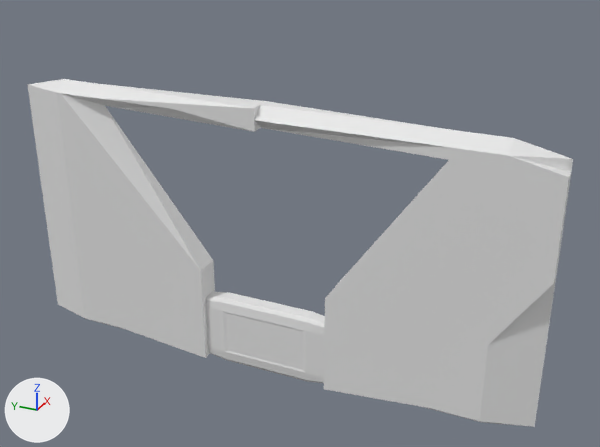
What one commit did to the Blender file Assets/Scenes/Chapter1-1/Models/ShootingRange.blend.
Camera for both pictures: a 50 mm camera at (1.22, -4.04, 5.79) aimed at (9.29, -0.4, 1.75). The axes (+X, +Y, +Z) are drawn at lower left. The lights are the same throughout.

The older version as bpy lines, for what is in view:
```python
me_cube_003 = bpy.data.meshes.new('Cube.003')
me_cube_003.from_pydata(...)  # 42 vertices, 40 faces; spans x -1.0..1.0, y -2.1..3.7, z -10.7..16.5
me_cube_004 = bpy.data.meshes.new('Cube.004')
me_cube_004.from_pydata(...)  # 53 vertices, 41 faces; spans x -1.0..1.0, y -2.1..3.5, z -10.7..16.5
me_cube_005 = bpy.data.meshes.new('Cube.005')
me_cube_005.from_pydata(...)  # 60 vertices, 58 faces; spans x -1.0..0.88, y -1.0..1.0, z -1.0..1.37
ob_cube_001 = bpy.data.objects.new('Cube.001', me_cube_003)
ob_cube_001.location = (9.14, -2.13, 1.09)
ob_cube_001.scale = (0.155, 0.581, 0.126)
_m = ob_cube_001.modifiers.new('Bevel', 'BEVEL')
_m.width = 100.0
_m.width_pct = 100.0
_m.offset_type = 'PERCENT'
ob_cube_002 = bpy.data.objects.new('Cube.002', me_cube_004)
ob_cube_002.location = (9.14, 2.07, 1.09)
ob_cube_002.rotation_euler = (0.0, 0.0, 3.142)  # degrees (0, 0, 180)
ob_cube_002.scale = (0.155, 0.581, 0.126)
_m = ob_cube_002.modifiers.new('Bevel', 'BEVEL')
_m.width = 100.0
_m.width_pct = 100.0
_m.offset_type = 'PERCENT'
ob_cube_003 = bpy.data.objects.new('Cube.003', me_cube_005)
ob_cube_003.location = (9.16, -0.03, 0.11)
ob_cube_003.scale = (0.125, 0.977, 0.39)
```
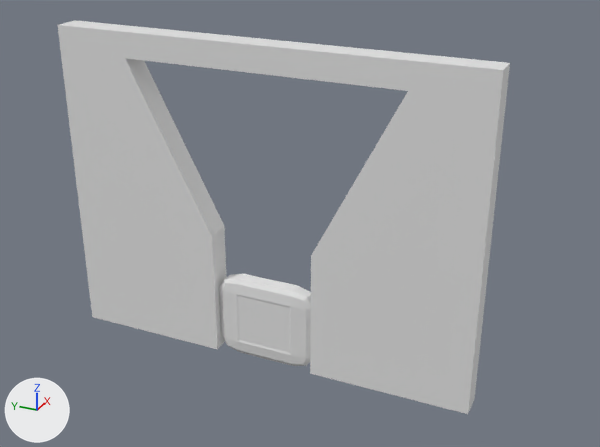
Location of each change, [x1, y1, x2, y2] in pixels of the pictures (600 x 447 px):
'Cube.001', moved, rescaled, modifiers changed (19% narrower, 15% taller): before [255, 101, 573, 427]; after [253, 39, 510, 414]
'Cube.002', moved, rescaled, modifiers changed (13% narrower, 18% taller): before [27, 79, 266, 358]; after [57, 20, 265, 349]
'Cube.003', moved, rescaled: before [205, 291, 325, 383]; after [219, 274, 311, 366]

The edits, one by one:
Object 'Cube.001' (ob_cube_001) loses its BEVEL modifier named 'Bevel'.
Modifier setting removed (it was width = 100.0).
Modifier setting removed (it was width_pct = 100.0).
Modifier setting removed (it was offset_type = 'PERCENT').
Object 'Cube.001' (ob_cube_001) moves from (9.14, -2.13, 1.09) to (9.14, -1.68, 1.47).
Object 'Cube.001' (ob_cube_001) is rescaled from (0.155, 0.581, 0.126) to (0.155, 0.455, 0.145).
Object 'Cube.002' (ob_cube_002) moves from (9.14, 2.07, 1.09) to (9.14, 1.61, 1.47).
Object 'Cube.002' (ob_cube_002) loses its BEVEL modifier named 'Bevel'.
Modifier setting removed (it was width = 100.0).
Modifier setting removed (it was width_pct = 100.0).
Modifier setting removed (it was offset_type = 'PERCENT').
Object 'Cube.002' (ob_cube_002) is rescaled from (0.155, 0.581, 0.126) to (0.155, 0.455, 0.145).
Object 'Cube.003' (ob_cube_003) moves from (9.16, -0.03, 0.11) to (9.16, -0.03, 0.35).
Object 'Cube.003' (ob_cube_003) is rescaled from (0.125, 0.977, 0.39) to (0.125, 0.636, 0.448).
